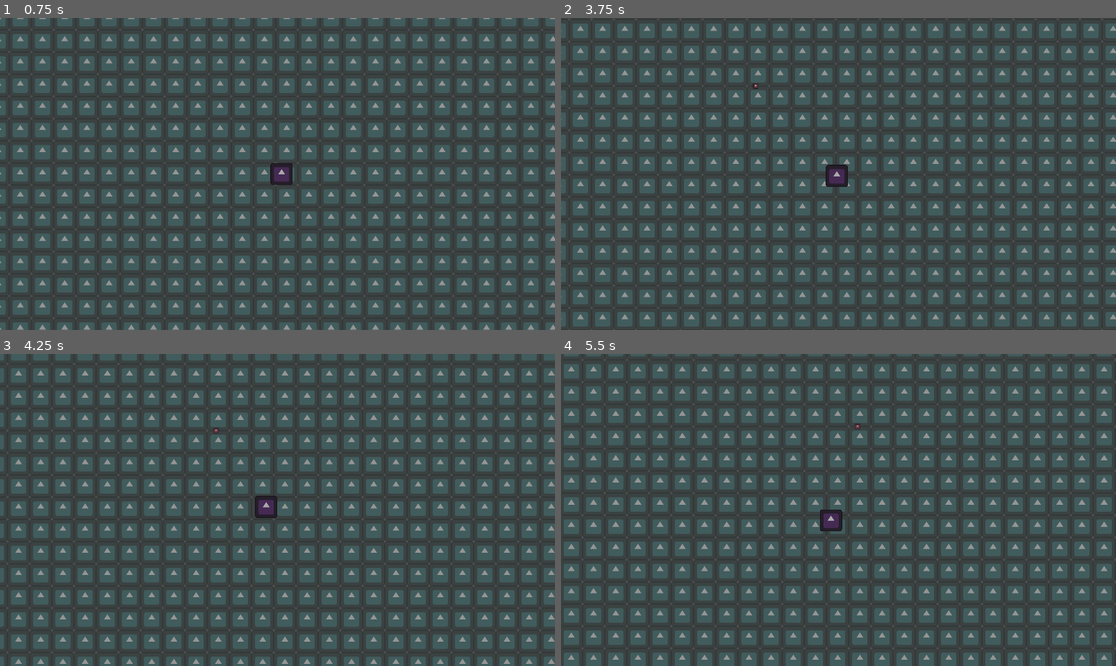
Above: before the commit, frames 1-4 (two rows, left to right).
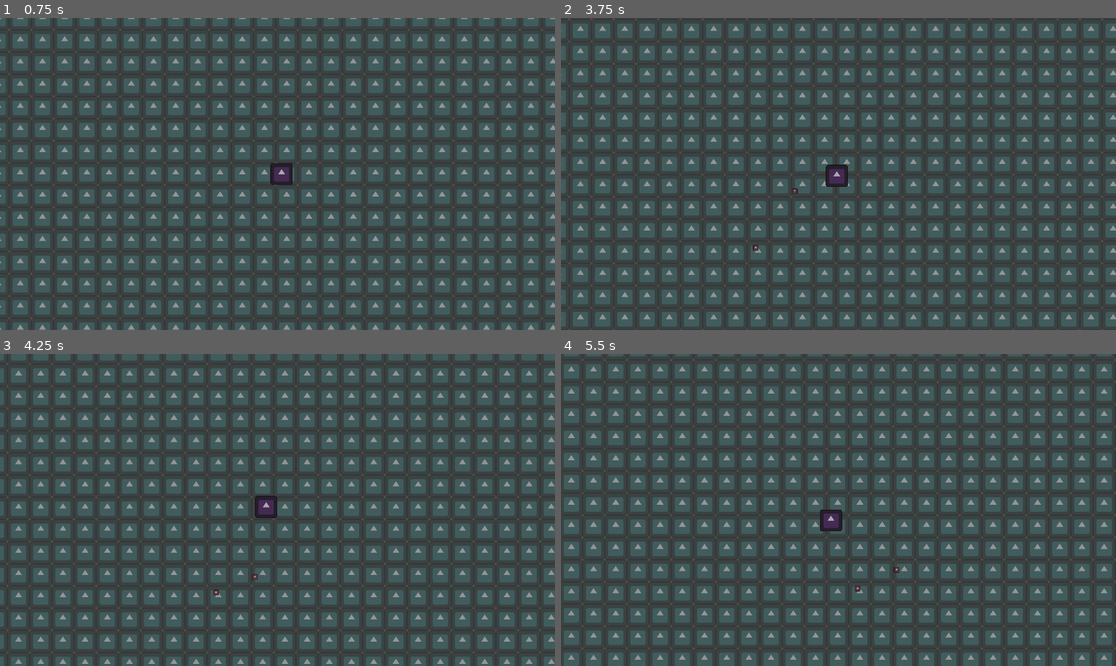
Above: after the commit, the same moments.

Repository: alfroids/tidal-storm
Game: Godot game, scene res://scenes/levels/main.tscn
Two runs of this game, one before a commit and one after it. Both use one fixed random seed, a clock stepped at 60 frames per second and the inputs below. This scene is started directly instead of the project's main scene. The engine's default icon, where the game draws it, is replaced by a stand-in: a white triangle on a blue panel in a dark square.
Inputs:
- Up to frame 1 (0.75 s): tap Enter at 0.5 s; hold D (move_right) from 0.53 s (still down)
- Up to frame 2 (3.75 s): release D (move_right) at 1.28 s; hold S (move_down) 1.28-2.03 s; hold D (move_right) 2.03-2.78 s; hold W (move_up) 2.78-3.53 s; hold A (move_left) from 3.53 s (still down)
- Up to frame 3 (4.25 s): keep holding A (move_left)
- Up to frame 4 (5.5 s): release A (move_left) at 5.03 s; hold S (move_down) from 5.03 s (still down)

Frame 1 is identical in both runs. In frame 2, less than 0.1% of the frame differs, in the area x 34-43%, y 20-75%; in frame 3, less than 0.1%; in frame 4, less than 0.1%, in the area x 52-61%, y 22-77%.

Commit message:
Implement Hook target depth

Diff:
--- a/hook_spawner.gd
+++ b/hook_spawner.gd
@@ -2,6 +2,7 @@
 
 
 @export var hook_scene: PackedScene
+@export var max_depth: float = 600.0
 
 @onready var spawn_location: PathFollow2D = $SpawnLocation as PathFollow2D
 @onready var spawn_timer: Timer = $SpawnTimer as Timer
@@ -10,8 +11,9 @@
 func _on_spawn_timer_timeout() -> void:
 	spawn_location.progress_ratio = randf()
 
-	var hook: Area2D = hook_scene.instantiate() as Area2D
+	var hook: Hook = hook_scene.instantiate() as Hook
 	hook.global_position = spawn_location.global_position
+	hook.target_depth = max_depth * randf()
 	add_child(hook)
 
 	spawn_timer.start(randf_range(2.0, 6.0))
--- /dev/null
+++ b/scenes/hook/hook.gd
@@ -0,0 +1,17 @@
+class_name Hook
+extends Area2D
+
+
+const SPEED: float = 400.0
+
+var target_depth: float = 0.0
+
+
+func _ready() -> void:
+	var tween: Tween = get_tree().create_tween()
+	tween.tween_property(
+		self,
+		^"global_position",
+		Vector2(global_position.x, target_depth),
+		target_depth / SPEED
+	).set_trans(Tween.TRANS_SPRING).set_ease(Tween.EASE_OUT)
--- a/scenes/hook/hook.tscn
+++ b/scenes/hook/hook.tscn
@@ -1,7 +1,8 @@
-[gd_scene load_steps=5 format=3 uid="uid://cf8a48cwri0kk"]
+[gd_scene load_steps=6 format=3 uid="uid://cf8a48cwri0kk"]
 
 [ext_resource type="Shader" uid="uid://clqjl3sufgdba" path="res://assets/shaders/recolor.tres" id="1_7cugh"]
 [ext_resource type="Texture2D" uid="uid://dc2g5hdov4cvd" path="res://assets/icon.svg" id="1_a3pww"]
+[ext_resource type="Script" path="res://scenes/hook/hook.gd" id="1_jsmvg"]
 
 [sub_resource type="ShaderMaterial" id="ShaderMaterial_qvd01"]
 shader = ExtResource("1_7cugh")
@@ -12,6 +13,7 @@
 
 [node name="Hook" type="Area2D"]
 collision_layer = 2
+script = ExtResource("1_jsmvg")
 
 [node name="Sprite2D" type="Sprite2D" parent="."]
 material = SubResource("ShaderMaterial_qvd01")
@@ -21,3 +23,5 @@
 [node name="CollisionShape2D" type="CollisionShape2D" parent="."]
 visible = false
 shape = SubResource("CircleShape2D_eythh")
+
+[node name="PullTimer" type="Timer" parent="."]
--- a/scenes/levels/main.tscn
+++ b/scenes/levels/main.tscn
@@ -11,7 +11,7 @@
 
 [sub_resource type="Curve2D" id="Curve2D_ourpr"]
 _data = {
-"points": PackedVector2Array(0, 0, 0, 0, -640, -448, 0, 0, 0, 0, 640, -448)
+"points": PackedVector2Array(0, 0, 0, 0, -640, 0, 0, 0, 0, 0, 640, 0)
 }
 point_count = 2
 
